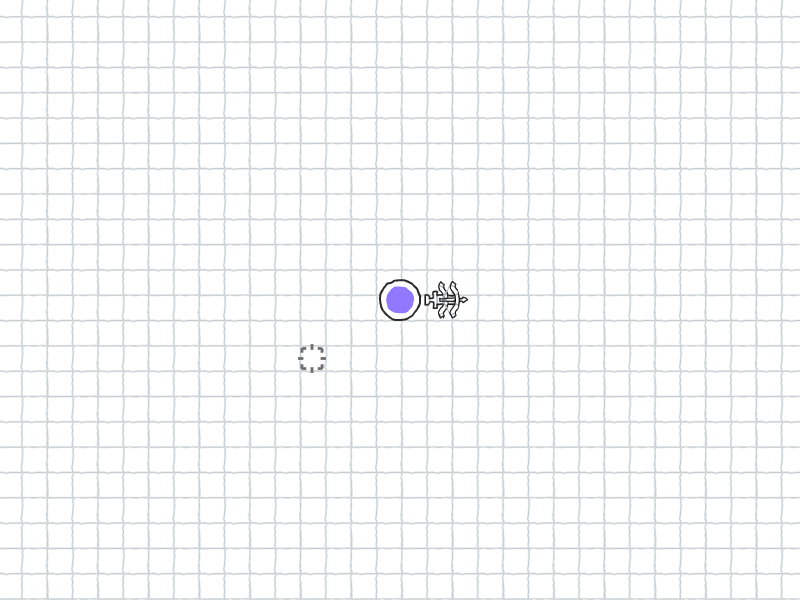
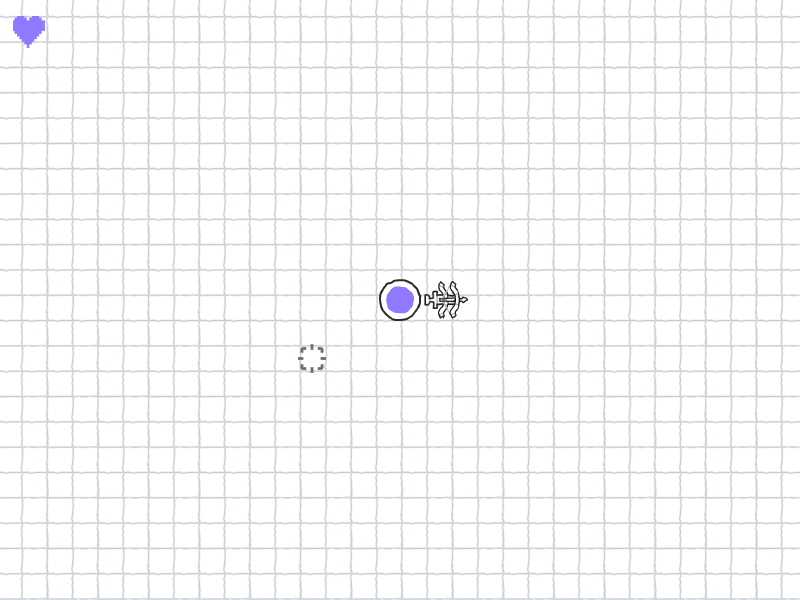
Revision of a layered 800x600 image; what changed, layer by layer:
added layer "heart" above "weapon_bow_arrow" over [13, 16, 45, 48]
